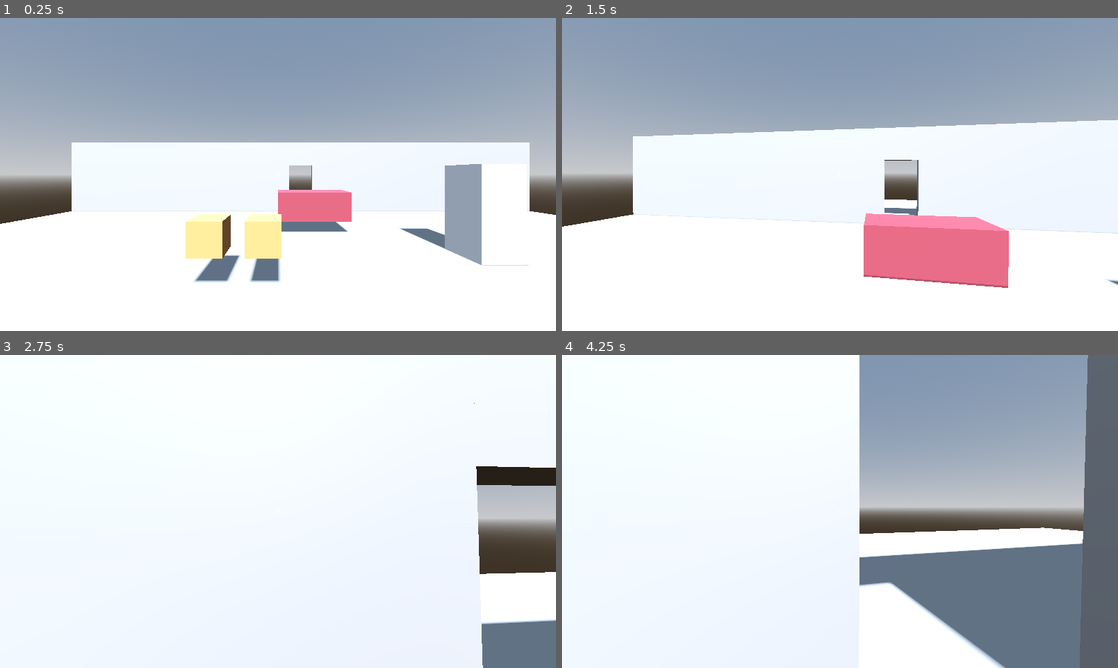
Above: before the commit, frames 1-4 (two rows, left to right).
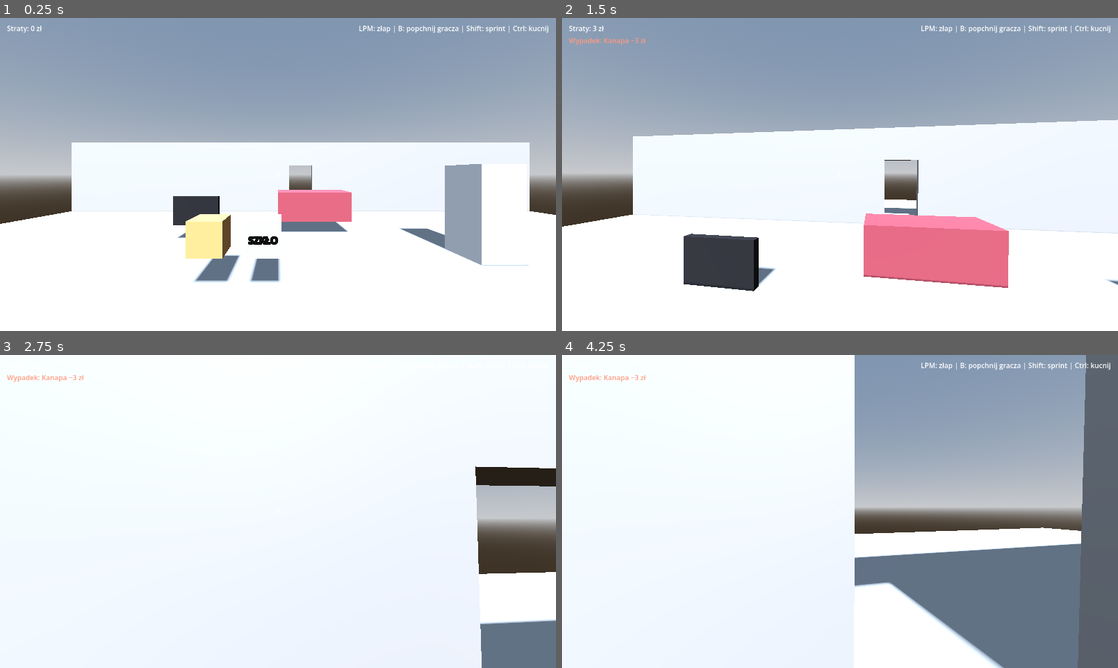
Above: after the commit, the same moments.

Repository: DeKinght/twoguysonecouch
Game: Godot game, scene res://scenes/levels/test_room.tscn
The game is run twice, just before and just after one commit, with the same random seed, the same clock (stepped at 60 frames per second) and the same inputs. This scene is started directly instead of the project's main scene.
Inputs (mouse positions are in pixels of both pictures, inside the frame that each line leads up to):
- Up to frame 1 (0.25 s): no input
- Up to frame 2 (1.5 s): move the mouse to (867, 174) at 0.52 s; hold Ctrl (crouch) 0.53-1.28 s; hold W (move_forward) from 0.53 s (still down); tap Space (jump) at 0.77, 1.07 s; click (867, 174) at 0.8 s; move the mouse to (812, 174) at 1.27 s; click (812, 174) at 1.35 s
- Up to frame 3 (2.75 s): keep holding W (move_forward); tap Space (jump) at 1.52, 1.82 s; tap Shift (sprint) at 1.55 s; move the mouse to (289, 505) at 2.02 s; hold Shift (sprint) from 2.03 s (still down); click (289, 505) at 2.17 s; tap B (shove, bound only after the commit) at 2.3 s
- Up to frame 4 (4.25 s): keep holding W (move_forward); move the mouse to (834, 517) at 2.77 s; release Shift (sprint) at 2.78 s; tap B (shove, bound only after the commit) at 2.85 s; click (834, 517) at 2.92 s; tap Space (jump) at 3.02, 3.05, 3.32, 3.6, 3.77, 4.07 s; tap Enter at 3.5 s; move the mouse to (878, 514) at 3.52 s; hold Ctrl (crouch) from 3.53 s (still down); click (878, 514) at 3.67 s

The runs differ from the first frame. In frame 1, 1.9% of the frame differs, in the area x 1-99%, y 2-77%; in frame 2, 2.8%, in the area x 1-99%, y 2-88%; in frame 3, 0.2%; in frame 4, 1.4%.

Commit message:
Add damage system, player knockdown and shove (B)
- Host-side impact detection with per-player blame and a damage ledger
- Item values/durability, glass box, TV, damage feed in HUD
- FPP knockdown from heavy impacts, hard landings and shove (B)

Co-Authored-By: Claude Sonnet 5.5 <noreply@anthropic.com>

Diff:
--- a/project.godot
+++ b/project.godot
@@ -22,6 +22,7 @@
 
 InputSetup="*res://scripts/core/input_setup.gd"
 Net="*res://scripts/net/net.gd"
+Ledger="*res://scripts/core/damage_ledger.gd"
 
 [display]
 
--- a/scenes/levels/test_room.tscn
+++ b/scenes/levels/test_room.tscn
@@ -65,19 +65,35 @@
 transform = Transform3D(1, 0, 0, 0, 1, 0, 0, 0, 1, -2, 1, 2)
 item_name = "Karton"
 size = Vector3(0.5, 0.5, 0.5)
+value = 80.0
 mass = 5.0
 
 [node name="Karton2" parent="." instance=ExtResource("2_item")]
 transform = Transform3D(1, 0, 0, 0, 1, 0, 0, 0, 1, -1.2, 1, 2)
-item_name = "Karton"
+item_name = "Karton (szkło)"
 size = Vector3(0.5, 0.5, 0.5)
+color = Color(0.6, 0.75, 0.85, 1)
+label_text = "SZKŁO"
+value = 250.0
+durability = 25.0
 mass = 5.0
+
+[node name="Telewizor" parent="." instance=ExtResource("2_item")]
+transform = Transform3D(1, 0, 0, 0, 1, 0, 0, 0, 1, -3, 1, 0)
+item_name = "Telewizor"
+size = Vector3(1.1, 0.7, 0.12)
+color = Color(0.1, 0.1, 0.12, 1)
+value = 600.0
+durability = 40.0
+mass = 12.0
 
 [node name="Lodowka" parent="." instance=ExtResource("2_item")]
 transform = Transform3D(1, 0, 0, 0, 1, 0, 0, 0, 1, 3, 1, 1)
 item_name = "Lodówka"
 size = Vector3(0.8, 1.8, 0.8)
 color = Color(0.9, 0.92, 0.95, 1)
+value = 800.0
+durability = 80.0
 mass = 60.0
 
 [node name="Kanapa" parent="." instance=ExtResource("2_item")]
@@ -85,4 +101,6 @@
 item_name = "Kanapa"
 size = Vector3(2, 0.8, 0.9)
 color = Color(0.55, 0.25, 0.3, 1)
+value = 500.0
+durability = 120.0
 mass = 40.0
--- /dev/null
+++ b/scripts/core/damage_ledger.gd
@@ -0,0 +1,51 @@
+extends Node
+## Autoload "Ledger": rachunek strat. Host zgłasza szkodę (record), a każdy peer
+## dostaje ją przez RPC i dopisuje do własnej kopii - dzięki temu ekran
+## podsumowania (etap 4) może działać lokalnie u każdego.
+
+signal damage_recorded(peer_id: int, item_name: String, loss: int)
+
+## Wpisy: {peer: int, item: String, loss: int}
+var records: Array[Dictionary] = []
+
+
+func reset() -> void:
+	records.clear()
+
+
+## Tylko host. peer_id = 0 oznacza "nikt nie trzymał" (wypadek).
+func record(peer_id: int, item_name: String, loss: int) -> void:
+	if not multiplayer.is_server() or loss <= 0:
+		return
+	if multiplayer.multiplayer_peer is OfflineMultiplayerPeer:
+		_rpc_damage(peer_id, item_name, loss)
+	else:
+		_rpc_damage.rpc(peer_id, item_name, loss)
+
+
+@rpc("authority", "call_local", "reliable")
+func _rpc_damage(peer_id: int, item_name: String, loss: int) -> void:
+	records.append({"peer": peer_id, "item": item_name, "loss": loss})
+	damage_recorded.emit(peer_id, item_name, loss)
+
+
+func total_lost() -> int:
+	var sum: int = 0
+	for r in records:
+		sum += int(r["loss"])
+	return sum
+
+
+## peer_id -> suma strat
+func totals_by_peer() -> Dictionary:
+	var totals: Dictionary = {}
+	for r in records:
+		var id: int = r["peer"]
+		totals[id] = int(totals.get(id, 0)) + int(r["loss"])
+	return totals
+
+
+func display_name(peer_id: int) -> String:
+	if peer_id == 0:
+		return "Wypadek"
+	return Net.get_player_name(peer_id)
--- a/scripts/core/input_setup.gd
+++ b/scripts/core/input_setup.gd
@@ -12,6 +12,7 @@
 	_bind_key("sprint", KEY_SHIFT)
 	_bind_key("crouch", KEY_CTRL)
 	_bind_key("crouch", KEY_C)
+	_bind_key("shove", KEY_B)
 
 	var click := InputEventMouseButton.new()
 	click.button_index = MOUSE_BUTTON_LEFT
--- a/scripts/items/grabbable.gd
+++ b/scripts/items/grabbable.gd
@@ -9,19 +9,40 @@
 ## CHWYT: gracz (Grabber) woła request_* - na hoście wykonują się od razu,
 ## na kliencie idą RPC do hosta. Host co klatkę fizyki liczy siłę sprężyny
 ## dla każdego trzymającego (parametry bierze ze swojej kopii postaci tego gracza).
+##
+## SZKODY (tylko host): w _integrate_forces mierzymy zmianę prędkości przy
+## kontakcie (impuls / masa). Powyżej progu odejmujemy wartość i zapisujemy
+## winowajcę (kto trzymał) w Ledgerze.
 
 @export var item_name: String = "Karton"
 @export var size: Vector3 = Vector3(0.5, 0.5, 0.5)
 @export var color: Color = Color(0.72, 0.55, 0.35)
-## Wartość w zł - w etapie 3 będzie spadać przy uderzeniach.
+## Napis na ściankach (np. "SZKŁO"). Puste = brak.
+@export var label_text: String = ""
+
+@export_group("Szkody")
+## Wartość w zł - spada przy uderzeniach.
 @export var value: float = 100.0
-## Wytrzymałość - w etapie 3 określa odporność na uderzenia.
+## Wytrzymałość: im niższa, tym większe szkody od tego samego uderzenia (100 = norma).
 @export var durability: float = 100.0
+## Zmiana prędkości [m/s] przy kontakcie, poniżej której nic się nie dzieje.
+@export var hit_speed_threshold: float = 2.5
+## Ile zł strat na każdy m/s ponad próg (przy durability = 100).
+@export var damage_scale: float = 6.0
+
+@export_group("Przewracanie graczy")
+## Przedmiot uderzający gracza musi lecieć szybciej niż to [m/s]...
+@export var knock_speed: float = 3.0
+## ...i mieć pęd (masa * prędkość) większy niż to.
+@export var knock_momentum: float = 30.0
 
 ## Ile sekund bez aktualizacji od klienta, zanim host uzna chwyt za zerwany.
 const HOLD_TIMEOUT: float = 0.6
 const NET_SMOOTHING: float = 18.0
 const MAX_PUSH_IMPULSE: float = 5.0
+const HIT_COOLDOWN: float = 0.25
+## Przez ile sekund po puszczeniu przedmiotu szkody nadal liczą się trzymającemu.
+const BLAME_WINDOW: float = 3.0
 
 ## Replikowane z hosta do klientów:
 var net_position: Vector3
@@ -30,11 +51,18 @@
 
 ## Tylko host: peer_id -> {point: Vector3, target: Vector3, stamp: float}
 var holders: Dictionary = {}
-## peer_id ostatniego trzymającego (do rozliczenia szkód per gracz w etapie 3).
+## peer_id ostatniego trzymającego (do rozliczenia szkód per gracz).
 var last_holder_id: int = 0
 
 var net_sync: MultiplayerSynchronizer
+
 var _base_angular_damp: float
+var _max_value: float
+var _shown_value: float = -1.0
+var _material: StandardMaterial3D
+var _prev_velocity: Vector3 = Vector3.ZERO
+var _last_hit_time: float = -10.0
+var _last_release_time: float = -10.0
 
 
 func _ready() -> void:
@@ -42,7 +70,10 @@
 	collision_layer = 4  # items
 	collision_mask = 7   # world + players + items
 	continuous_cd = true
+	contact_monitor = true
+	max_contacts_reported = 8
 	_base_angular_damp = angular_damp
+	_max_value = maxf(value, 1.0)
 	if get_child_count() == 0:
 		_build_placeholder()
 
@@ -68,6 +99,10 @@
 		var q: Quaternion = global_basis.get_rotation_quaternion().slerp(net_rotation, t)
 		global_basis = Basis(q)
 
+	if value != _shown_value:
+		_shown_value = value
+		_update_visual()
+
 
 # --- API dla Grabbera (działa na hoście i na kliencie) -------------------------
 
@@ -125,7 +160,7 @@
 		apply_central_impulse(impulse.limit_length(MAX_PUSH_IMPULSE))
 
 
-# --- Logika hosta ---------------------------------------------------------------
+# --- Logika hosta: chwyt ------------------------------------------------------------
 
 func _server_begin_hold(peer_id: int, local_point: Vector3, target: Vector3) -> void:
 	holders[peer_id] = {
@@ -150,6 +185,7 @@
 func server_end_hold(peer_id: int) -> void:
 	if not holders.erase(peer_id):
 		return
+	_last_release_time = Time.get_ticks_msec() / 1000.0
 	holder_count = holders.size()
 	if holders.is_empty():
 		angular_damp = _base_angular_damp
@@ -175,11 +211,58 @@
 		apply_force(force.limit_length(grip.max_force), r)
 
 
+# --- Logika hosta: uderzenia i szkody ---------------------------------------------------
+
+func _integrate_forces(state: PhysicsDirectBodyState3D) -> void:
+	if not multiplayer.is_server():
+		return
+	var now: float = Time.get_ticks_msec() / 1000.0
+	var max_dv: float = 0.0
+	for i in state.get_contact_count():
+		var other: Object = state.get_contact_collider_object(i)
+		if other is Player:
+			_try_knock_player(other as Player)
+		else:
+			max_dv = maxf(max_dv, state.get_contact_impulse(i).length() / mass)
+	if max_dv > hit_speed_threshold:
+		_apply_damage(max_dv - hit_speed_threshold, now)
+	_prev_velocity = state.linear_velocity
+
+
+func _apply_damage(excess_speed: float, now: float) -> void:
+	if value <= 0.0 or now - _last_hit_time < HIT_COOLDOWN:
+		return
+	_last_hit_time = now
+	var loss: float = excess_speed * damage_scale * (100.0 / maxf(durability, 1.0))
+	var loss_int: int = mini(roundi(loss), roundi(value))
+	if loss_int <= 0:
+		return
+	value -= loss_int
+	Ledger.record(_blame_id(now), item_name, loss_int)
+
+
+func _blame_id(now: float) -> int:
+	if not holders.is_empty():
+		return holders.keys()[0]
+	if now - _last_release_time < BLAME_WINDOW:
+		return last_holder_id
+	return 0
+
+
+func _try_knock_player(player: Player) -> void:
+	var speed: float = _prev_velocity.length()
+	if speed < knock_speed or speed * mass < knock_momentum:
+		return
+	if holders.has(player.get_multiplayer_authority()):
+		return  # własny przedmiot nie przewraca trzymającego
+	player.request_knockdown(_prev_velocity.normalized() * 4.0, player.down_duration)
+
+
 # --- Pomocnicze -------------------------------------------------------------------
 
 func _setup_sync() -> void:
 	var cfg := SceneReplicationConfig.new()
-	for prop: String in [":net_position", ":net_rotation", ":holder_count"]:
+	for prop: String in [":net_position", ":net_rotation", ":holder_count", ":value"]:
 		var path := NodePath(prop)
 		cfg.add_property(path)
 		cfg.property_set_replication_mode(path, SceneReplicationConfig.REPLICATION_MODE_ALWAYS)
@@ -193,6 +276,13 @@
 	add_child(net_sync)
 
 
+func _update_visual() -> void:
+	if _material == null:
+		return
+	var damaged: float = 1.0 - clampf(value / _max_value, 0.0, 1.0)
+	_material.albedo_color = color.darkened(0.6 * damaged)
+
+
 func _build_placeholder() -> void:
 	var shape := CollisionShape3D.new()
 	var box := BoxShape3D.new()
@@ -203,8 +293,18 @@
 	var mesh_instance := MeshInstance3D.new()
 	var box_mesh := BoxMesh.new()
 	box_mesh.size = size
-	var mat := StandardMaterial3D.new()
-	mat.albedo_color = color
-	box_mesh.material = mat
+	_material = StandardMaterial3D.new()
+	_material.albedo_color = color
+	box_mesh.material = _material
 	mesh_instance.mesh = box_mesh
 	add_child(mesh_instance)
+
+	if label_text != "":
+		for side in [1.0, -1.0]:
+			var label := Label3D.new()
+			label.text = label_text
+			label.pixel_size = 0.004
+			label.modulate = Color(0.1, 0.1, 0.1)
+			label.position = Vector3(0, 0, side * (size.z * 0.5 + 0.005))
+			label.rotation.y = 0.0 if side > 0.0 else PI
+			add_child(label)
--- a/scripts/levels/level.gd
+++ b/scripts/levels/level.gd
@@ -14,6 +14,7 @@
 	spawner.spawn_function = _spawn_player
 
 	if multiplayer.multiplayer_peer is OfflineMultiplayerPeer:
+		Ledger.reset()
 		players_root.add_child(_spawn_player({"id": 1, "pos": _spawn_pos(0)}))
 		return
 
--- a/scripts/net/net.gd
+++ b/scripts/net/net.gd
@@ -110,6 +110,7 @@
 	game_started = true
 	ready_peers.clear()
 	_all_ready_emitted = false
+	Ledger.reset()
 	get_tree().change_scene_to_file(LEVEL_SCENE)
 
 
--- a/scripts/player/grabber.gd
+++ b/scripts/player/grabber.gd
@@ -57,6 +57,10 @@
 
 
 func _physics_process(_delta: float) -> void:
+	var player := owner as Player
+	if player != null and player.is_down():
+		return  # leżący gracz niczego nie łapie (przewrócenie samo puszcza przedmiot)
+
 	if held == null:
 		_update_look_target()
 		if looked_at != null and Input.is_action_just_pressed("grab"):
--- a/scripts/player/player.gd
+++ b/scripts/player/player.gd
@@ -1,10 +1,14 @@
 class_name Player
 extends CharacterBody3D
-## Postać FPP: ruch, sprint, skok, kucanie, kamera. Chwytanie jest w Grabber.
+## Postać FPP: ruch, sprint, skok, kucanie, kamera, przewracanie. Chwytanie jest w Grabber.
 ##
 ## SIEĆ: każdy gracz symuluje SWOJĄ postać (jest jej autorytetem), więc sterowanie
 ## nie ma opóźnienia. Stan (net_*) leci do pozostałych przez MultiplayerSynchronizer,
 ## a cudze postacie wygładzamy interpolacją.
+##
+## PRZEWRACANIE ("ragdoll" w wersji FPP): przez `down_duration` sekund gracz nie może
+## sterować, kamera opada i przechyla się, a cudza kapsuła leży na boku.
+## Przewrócić może uderzenie ciężkiego przedmiotu, upadek z wysoka albo popchnięcie (B).
 
 @export_group("Ruch")
 @export var walk_speed: float = 4.5
@@ -26,6 +30,16 @@
 ## Siła, z jaką gracz popycha luźne przedmioty, na które wpada.
 @export var push_force: float = 1.5
 
+@export_group("Przewracanie")
+@export var down_duration: float = 2.5
+## Prędkość lądowania [m/s], od której upadek przewraca.
+@export var fall_knockdown_speed: float = 9.0
+## Zasięg popchnięcia (klawisz B) i czas leżenia popchniętego.
+@export var shove_reach: float = 2.0
+@export var shove_down_duration: float = 2.0
+@export var shove_cooldown: float = 1.0
+@export var shove_impulse: float = 5.0
+
 @export_group("Sieć")
 @export var remote_smoothing: float = 20.0
 
@@ -34,6 +48,7 @@
 var net_yaw: float = 0.0
 var net_pitch: float = 0.0
 var net_height: float = 1.8
+var net_down: bool = false
 
 var is_local: bool = true
 
@@ -41,6 +56,12 @@
 var _crouching: bool = false
 var _gravity: float = ProjectSettings.get_setting("physics/3d/default_gravity")
 var _body_mesh: MeshInstance3D
+
+var _down_timer: float = 0.0
+var _down_blend: float = 0.0
+var _shove_cd: float = 0.0
+## Tylko host (kopia cudzej postaci): kiedy ostatnio zlecono przewrócenie.
+var _last_knock_request: float = -100.0
 
 # Wejście z bieżącej klatki (patrz _read_input).
 var _move_input: Vector2 = Vector2.ZERO
@@ -78,8 +99,14 @@
 	Net.unregister_player(self)
 
 
+func is_down() -> bool:
+	return _down_timer > 0.0 if is_local else net_down
+
+
 func _unhandled_input(event: InputEvent) -> void:
 	if event is InputEventMouseMotion and Input.mouse_mode == Input.MOUSE_MODE_CAPTURED:
+		if _down_timer > 0.0:
+			return
 		rotate_y(-event.relative.x * mouse_sensitivity)
 		_pitch = clampf(_pitch - event.relative.y * mouse_sensitivity, -1.5, 1.5)
 		head.rotation.x = _pitch
@@ -96,9 +123,15 @@
 		return
 
 	_read_input()
+	_update_down(delta)
+	_shove_cd = maxf(0.0, _shove_cd - delta)
+	if Input.is_action_just_pressed("shove") and _down_timer <= 0.0 and _shove_cd <= 0.0:
+		_try_shove()
+
 	_update_crouch(delta)
 
-	if not is_on_floor():
+	var was_on_floor: bool = is_on_floor()
+	if not was_on_floor:
 		velocity.y -= _gravity * delta
 	elif _jump_pressed and not _crouching:
 		velocity.y = jump_velocity
@@ -112,19 +145,32 @@
 
 	var dir: Vector3 = (global_basis * Vector3(_move_input.x, 0.0, _move_input.y)).normalized()
 	var accel: float = ground_accel if is_on_floor() else air_accel
-	velocity.x = move_toward(velocity.x, dir.x * speed, accel * delta * speed)
-	velocity.z = move_toward(velocity.z, dir.z * speed, accel * delta * speed)
-
+	if _down_timer > 0.0:
+		speed = 0.0  # leżymy: hamujemy do zera
+		accel = ground_accel * 0.5
+	velocity.x = move_toward(velocity.x, dir.x * speed, accel * delta * maxf(speed, 4.0))
+	velocity.z = move_toward(velocity.z, dir.z * speed, accel * delta * maxf(speed, 4.0))
+
+	var vy_before: float = velocity.y
 	move_and_slide()
+	if not was_on_floor and is_on_floor() and vy_before < -fall_knockdown_speed:
+		knock_down(Vector3.ZERO, down_duration)
 	_push_bodies()
 
 	net_position = global_position
 	net_yaw = rotation.y
 	net_pitch = _pitch
 	net_height = _capsule.height
+	net_down = _down_timer > 0.0
 
 
 func _read_input() -> void:
+	if _down_timer > 0.0:
+		_move_input = Vector2.ZERO
+		_jump_pressed = false
+		_sprint_held = false
+		_crouch_held = false
+		return
 	_move_input = Input.get_vector("move_left", "move_right", "move_forward", "move_back")
 	_jump_pressed = Input.is_action_just_pressed("jump")
 	_sprint_held = Input.is_action_pressed("sprint")
@@ -144,13 +190,16 @@
 	_apply_height(move_toward(_capsule.height, target_height, 6.0 * delta))
 
 
+## Pozycja głowy/kapsuły zależy od wzrostu i od tego, jak bardzo jesteśmy "przewróceni".
 func _apply_height(height: float) -> void:
 	_capsule.height = height
 	collision.position.y = height * 0.5
-	head.position.y = height - eye_offset
+	head.position.y = lerpf(height - eye_offset, 0.35, _down_blend)
+	head.rotation.z = _down_blend * 1.2
 	if _body_mesh != null:
 		(_body_mesh.mesh as CapsuleMesh).height = height
-		_body_mesh.position.y = height * 0.5
+		_body_mesh.position.y = lerpf(height * 0.5, 0.4, _down_blend)
+		_body_mesh.rotation.z = _down_blend * PI * 0.5
 
 
 func _push_bodies() -> void:
@@ -161,6 +210,90 @@
 			item.request_push(-col.get_normal() * push_force)
 
 
+# --- Przewracanie ---------------------------------------------------------------
+
+func _update_down(delta: float) -> void:
+	if _down_timer > 0.0:
+		_down_timer -= delta
+	_down_blend = move_toward(_down_blend, 1.0 if _down_timer > 0.0 else 0.0, 3.0 * delta)
+
+
+## Wykonuje się na kliencie-właścicielu tej postaci.
+func knock_down(impulse: Vector3, duration: float) -> void:
+	if not is_local or _down_timer > 0.0:
+		return
+	_down_timer = duration
+	net_down = true
+	velocity += impulse.limit_length(8.0)
+	grabber.release()
+
+
+## Wołane na HOŚCIE (z uderzenia przedmiotu lub z popchnięcia): przekazuje
+## przewrócenie do właściciela postaci.
+func request_knockdown(impulse: Vector3, duration: float) -> void:
+	var now: float = Time.get_ticks_msec() / 1000.0
+	if now - _last_knock_request < duration + 0.5:
+		return  # już leży (lub dopiero wstał)
+	_last_knock_request = now
+	var owner_id: int = get_multiplayer_authority()
+	if owner_id == multiplayer.get_unique_id():
+		knock_down(impulse, duration)
+	else:
+		rpc_knockdown.rpc_id(owner_id, impulse, duration)
+
+
+@rpc("any_peer", "call_remote", "reliable")
+func rpc_knockdown(impulse: Vector3, duration: float) -> void:
+	if multiplayer.get_remote_sender_id() != 1:
+		return  # przewracać może tylko host
+	knock_down(impulse, duration)
+
+
+# --- Popchnięcie (B) ----------------------------------------------------------------
+
+func _try_shove() -> void:
+	var forward: Vector3 = -global_basis.z
+	forward.y = 0.0
+	forward = forward.normalized()
+	var best_id: int = -1
+	var best_dist: float = shove_reach
+	for id: int in Net.players:
+		var other: Player = Net.players[id]
+		if other == self:
+			continue
+		var to_other: Vector3 = other.global_position - global_position
+		to_other.y = 0.0
+		var dist: float = to_other.length()
+		if dist < best_dist and dist > 0.01 and forward.dot(to_other / dist) > 0.5:
+			best_dist = dist
+			best_id = id
+	if best_id == -1:
+		return
+	_shove_cd = shove_cooldown
+	if multiplayer.is_server():
+		_server_shove(multiplayer.get_unique_id(), best_id)
+	else:
+		rpc_shove.rpc_id(1, best_id)
+
+
+@rpc("any_peer", "call_remote", "reliable")
+func rpc_shove(target_id: int) -> void:
+	if multiplayer.is_server():
+		_server_shove(multiplayer.get_remote_sender_id(), target_id)
+
+
+func _server_shove(sender_id: int, target_id: int) -> void:
+	var sender: Player = Net.get_player(sender_id)
+	var target: Player = Net.get_player(target_id)
+	if sender == null or target == null or sender == target:
+		return
+	var offset: Vector3 = target.global_position - sender.global_position
+	offset.y = 0.0
+	if offset.length() > shove_reach + 1.0:  # zapas na opóźnienie sieci
+		return
+	target.request_knockdown(offset.normalized() * shove_impulse, shove_down_duration)
+
+
 # --- Sieć -----------------------------------------------------------------------
 
 func _remote_update(delta: float) -> void:
@@ -168,12 +301,13 @@
 	global_position = global_position.lerp(net_position, t)
 	rotation.y = lerp_angle(rotation.y, net_yaw, t)
 	head.rotation.x = lerpf(head.rotation.x, net_pitch, t)
+	_down_blend = move_toward(_down_blend, 1.0 if net_down else 0.0, 3.0 * delta)
 	_apply_height(lerpf(_capsule.height, net_height, t))
 
 
 func _setup_sync() -> void:
 	var cfg := SceneReplicationConfig.new()
-	for prop: String in [":net_position", ":net_yaw", ":net_pitch", ":net_height"]:
+	for prop: String in [":net_position", ":net_yaw", ":net_pitch", ":net_height", ":net_down"]:
 		var path := NodePath(prop)
 		cfg.add_property(path)
 		cfg.property_set_replication_mode(path, SceneReplicationConfig.REPLICATION_MODE_ALWAYS)
--- a/ui/hud.gd
+++ b/ui/hud.gd
@@ -1,9 +1,16 @@
 extends CanvasLayer
-## Celownik i podpowiedź. Cały interfejs budowany w kodzie (bez ręcznego układania Control-i).
+## Celownik, podpowiedź, lista szkód i skrót klawiszy. Cały interfejs budowany w kodzie.
+
+const FEED_LINES: int = 6
+const FEED_SECONDS: float = 8.0
 
 @onready var grabber: Grabber = get_node("../Head/Camera3D/Grabber")
 
 var _prompt: Label
+var _feed: Label
+var _total: Label
+## Wpisy listy szkód: {text: String, expire: float}
+var _feed_entries: Array[Dictionary] = []
 
 
 func _ready() -> void:
@@ -20,18 +27,55 @@
 	_prompt.horizontal_alignment = HORIZONTAL_ALIGNMENT_CENTER
 	add_child(_prompt)
 
-	grabber.target_changed.connect(func(_i: Grabbable) -> void: _refresh())
-	grabber.grab_started.connect(func(_i: Grabbable) -> void: _refresh())
-	grabber.grab_ended.connect(func(_i: Grabbable) -> void: _refresh())
-	_refresh()
+	_feed = Label.new()
+	_feed.position = Vector2(16, 40)
+	_feed.add_theme_color_override("font_color", Color(1.0, 0.6, 0.5))
+	add_child(_feed)
+
+	_total = Label.new()
+	_total.position = Vector2(16, 12)
+	add_child(_total)
+
+	var help := Label.new()
+	help.text = "LPM: złap | B: popchnij gracza | Shift: sprint | Ctrl: kucnij"
+	help.set_anchors_preset(Control.PRESET_TOP_RIGHT)
+	help.grow_horizontal = Control.GROW_DIRECTION_BEGIN
+	help.offset_top = 12.0
+	help.offset_right = -16.0
+	add_child(help)
+
+	Ledger.damage_recorded.connect(_on_damage)
 
 
-func _refresh() -> void:
-	if grabber.held != null:
-		_prompt.text = "Trzymasz: %s (%.0f kg) | kółko myszy: odległość | puść LPM, by upuścić" \
-				% [grabber.held.item_name, grabber.held.mass]
+func _process(_delta: float) -> void:
+	_refresh_prompt()
+	_refresh_feed()
+
+
+func _on_damage(peer_id: int, item_name: String, loss: int) -> void:
+	var text: String = "%s: %s −%d zł" % [Ledger.display_name(peer_id), item_name, loss]
+	_feed_entries.append({"text": text, "expire": Time.get_ticks_msec() / 1000.0 + FEED_SECONDS})
+	if _feed_entries.size() > FEED_LINES:
+		_feed_entries.pop_front()
+
+
+func _refresh_feed() -> void:
+	var now: float = Time.get_ticks_msec() / 1000.0
+	_feed_entries = _feed_entries.filter(func(e: Dictionary) -> bool: return e["expire"] > now)
+	var lines: PackedStringArray = []
+	for e in _feed_entries:
+		lines.append(e["text"])
+	_feed.text = "\n".join(lines)
+	_total.text = "Straty: %d zł" % Ledger.total_lost()
+
+
+func _refresh_prompt() -> void:
+	if grabber.held != null and is_instance_valid(grabber.held):
+		var h: Grabbable = grabber.held
+		_prompt.text = "Trzymasz: %s (%.0f kg, %.0f zł) | kółko myszy: odległość | puść LPM, by upuścić" \
+				% [h.item_name, h.mass, h.value]
 	elif grabber.looked_at != null:
-		_prompt.text = "[LPM - trzymaj] Złap: %s (%.0f kg)" \
-				% [grabber.looked_at.item_name, grabber.looked_at.mass]
+		var l: Grabbable = grabber.looked_at
+		_prompt.text = "[LPM - trzymaj] Złap: %s (%.0f kg, %.0f zł)" % [l.item_name, l.mass, l.value]
 	else:
 		_prompt.text = ""
Not shown, added: scripts/core/damage_ledger.gd.uid
